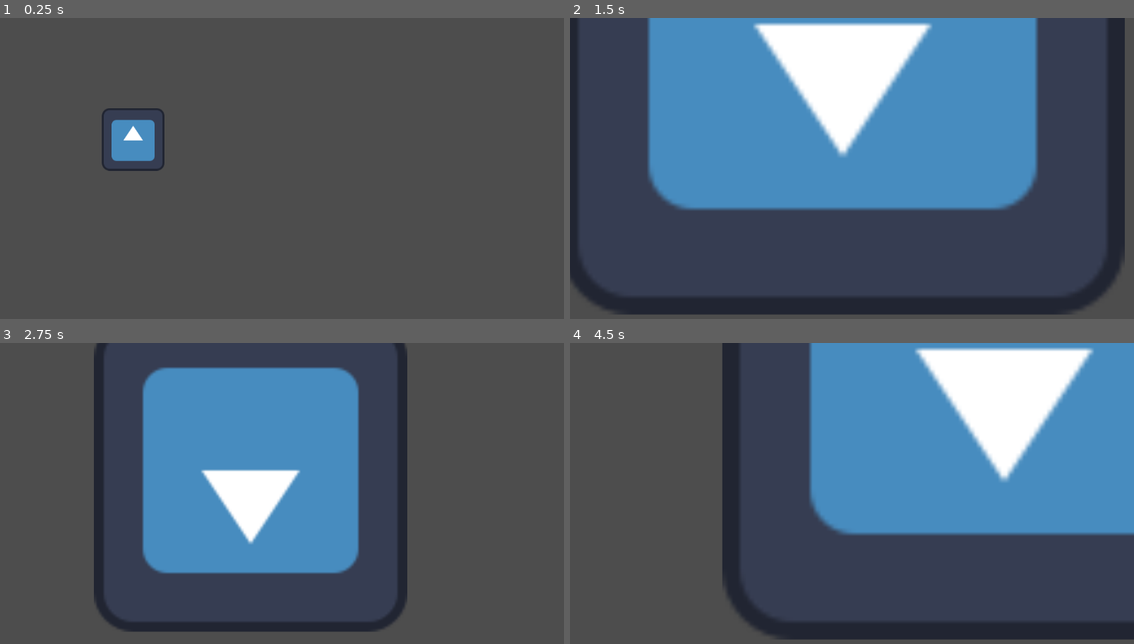
Above: before the commit, frames 1-4 (two rows, left to right).
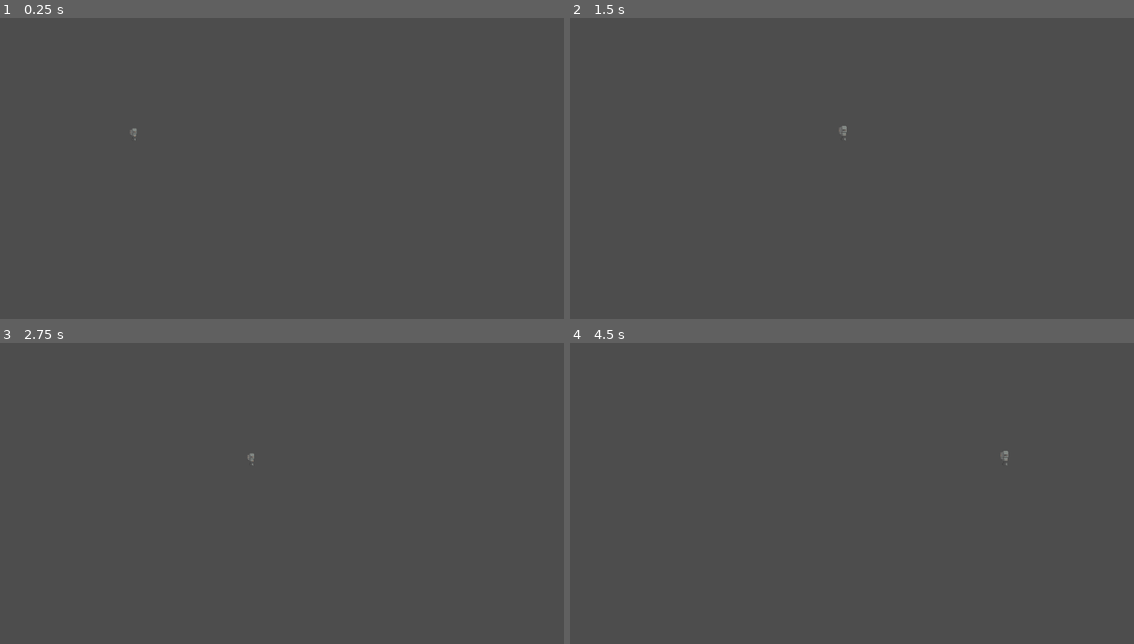
Above: after the commit, the same moments.

Repository: ricklusuardi/BuiltToScale2024
Game: Godot game, scene res://world.tscn
The game is run twice, just before and just after one commit, with the same random seed, the same clock (stepped at 60 frames per second) and the same inputs. The engine's default icon, where the game draws it, is replaced by a stand-in: a white triangle on a blue panel in a dark square.
Inputs (mouse positions are in pixels of both pictures, inside the frame that each line leads up to):
- Up to frame 1 (0.25 s): no input
- Up to frame 2 (1.5 s): move the mouse to (976, 159) at 0.52 s; hold Right (ui_right) from 0.53 s (still down); right-click (976, 159) at 0.6 s; click (976, 159) at 0.8 s; move the mouse to (739, 192) at 1.27 s; click (739, 192) at 1.35 s
- Up to frame 3 (2.75 s): right-click (169, 517) at 1.55 s; move the mouse to (338, 430) at 2.02 s; release Right (ui_right) at 2.03 s; hold Left (ui_left) from 2.03 s (still down); right-click (338, 430) at 2.1 s; click (338, 430) at 2.3 s
- Up to frame 4 (4.5 s): move the mouse to (823, 565) at 2.77 s; release Left (ui_left) at 2.78 s; hold Right (ui_right) 2.78-4.28 s; click (823, 565) at 2.85 s; right-click (823, 565) at 3.05 s; move the mouse to (1021, 547) at 3.52 s; right-click (1021, 547) at 3.6 s; click (1021, 547) at 3.8 s; move the mouse to (682, 454) at 4.27 s; hold Left (ui_left) from 4.28 s (still down); click (682, 454) at 4.35 s

The runs differ from the first frame. In frame 1, 1.4% of the frame differs, in the area x 18-30%, y 29-51%; in frame 2, 55%, in the area x 0-99%, y 0-99%; in frame 3, 32%; in frame 4, 44%.

Commit message:
improved character look and size change ability
character now has proper sprite representing it
size change ability now can't be used unlimited times.

Diff:
--- a/Chara.gd
+++ b/Chara.gd
@@ -2,9 +2,13 @@
 
 
 const SPEED = 300.0
-const JUMP_VELOCITY = -400.0
+#const JUMP_VELOCITY = -400.0
 
-@export var scale_change :Vector2
+@export var scaleChange : Vector2 #how much the size of the character increases/decreases
+@export var currentScaleStep : int = 0 # keeps track of how many times the character has been scaled up or down.
+@export var maxScaleUp : int = 2 # max amount of times it can be scaled up
+@export var minScaleDown : int = - 2 # max amount of times it can be scaled down
+
 # Get the gravity from the project settings to be synced with RigidBody nodes.
 var gravity = ProjectSettings.get_setting("physics/2d/default_gravity")
 
@@ -23,15 +27,19 @@
 	else:
 		velocity.x = move_toward(velocity.x, 0, SPEED)
 
-	if Input.is_mouse_button_pressed(MOUSE_BUTTON_LEFT):
+	if Input.is_action_just_pressed("ui_increase_size"):
 		_increase_size()
-	if Input.is_mouse_button_pressed(MOUSE_BUTTON_RIGHT):
+	if Input.is_action_just_pressed("ui_decrease_size"):
 		_decrease_size()
 
 	move_and_slide()
 
 func _increase_size():
-	scale += scale_change
+	if (currentScaleStep < maxScaleUp):
+		scale *= scaleChange
+		currentScaleStep += 1
 
 func _decrease_size():
-	scale -= scale_change
+	if (currentScaleStep > minScaleDown):
+		scale /= scaleChange
+		currentScaleStep -= 1
--- a/Chara.tscn
+++ b/Chara.tscn
@@ -1,19 +1,20 @@
 [gd_scene load_steps=4 format=3 uid="uid://bawshwc6vy2s6"]
 
-[ext_resource type="Texture2D" uid="uid://cph162th5vbs1" path="res://icon.svg" id="1_nop5q"]
 [ext_resource type="Script" path="res://Chara.gd" id="1_rmnxf"]
+[ext_resource type="Texture2D" uid="uid://d4c2q8lhid7ln" path="res://sprite/Robot.png" id="2_dyb26"]
 
 [sub_resource type="RectangleShape2D" id="RectangleShape2D_0l3m1"]
-size = Vector2(125, 118)
+size = Vector2(13, 26)
 
 [node name="Node2D" type="CharacterBody2D"]
-position = Vector2(474, 352)
 script = ExtResource("1_rmnxf")
-scale_change = Vector2(1, 1)
+scaleChange = Vector2(1.2, 1.2)
 
 [node name="Sprite2D" type="Sprite2D" parent="."]
-texture = ExtResource("1_nop5q")
+texture_filter = 1
+texture = ExtResource("2_dyb26")
+hframes = 13
 
 [node name="CollisionShape2D" type="CollisionShape2D" parent="."]
-position = Vector2(1.5, -1)
+position = Vector2(0.5, 2)
 shape = SubResource("RectangleShape2D_0l3m1")
--- a/project.godot
+++ b/project.godot
@@ -49,3 +49,13 @@
 , Object(InputEventKey,"resource_local_to_scene":false,"resource_name":"","device":-1,"window_id":0,"alt_pressed":false,"shift_pressed":false,"ctrl_pressed":false,"meta_pressed":false,"pressed":false,"keycode":0,"physical_keycode":83,"key_label":0,"unicode":115,"echo":false,"script":null)
 ]
 }
+ui_increase_size={
+"deadzone": 0.5,
+"events": [Object(InputEventMouseButton,"resource_local_to_scene":false,"resource_name":"","device":-1,"window_id":0,"alt_pressed":false,"shift_pressed":false,"ctrl_pressed":false,"meta_pressed":false,"button_mask":0,"position":Vector2(0, 0),"global_position":Vector2(0, 0),"factor":1.0,"button_index":1,"canceled":false,"pressed":false,"double_click":false,"script":null)
+]
+}
+ui_decrease_size={
+"deadzone": 0.5,
+"events": [Object(InputEventMouseButton,"resource_local_to_scene":false,"resource_name":"","device":-1,"window_id":0,"alt_pressed":false,"shift_pressed":false,"ctrl_pressed":false,"meta_pressed":false,"button_mask":0,"position":Vector2(0, 0),"global_position":Vector2(0, 0),"factor":1.0,"button_index":2,"canceled":false,"pressed":false,"double_click":false,"script":null)
+]
+}
--- a/world.tscn
+++ b/world.tscn
@@ -14,5 +14,5 @@
 position = Vector2(327, 581)
 
 [node name="CollisionShape2D" type="CollisionShape2D" parent="StaticBody2D"]
-position = Vector2(168.5, 0)
+position = Vector2(169, -319)
 shape = SubResource("RectangleShape2D_4o578")
Binary file added: sprite/Robot.png
Not shown, added: sprite/Robot.png.import
